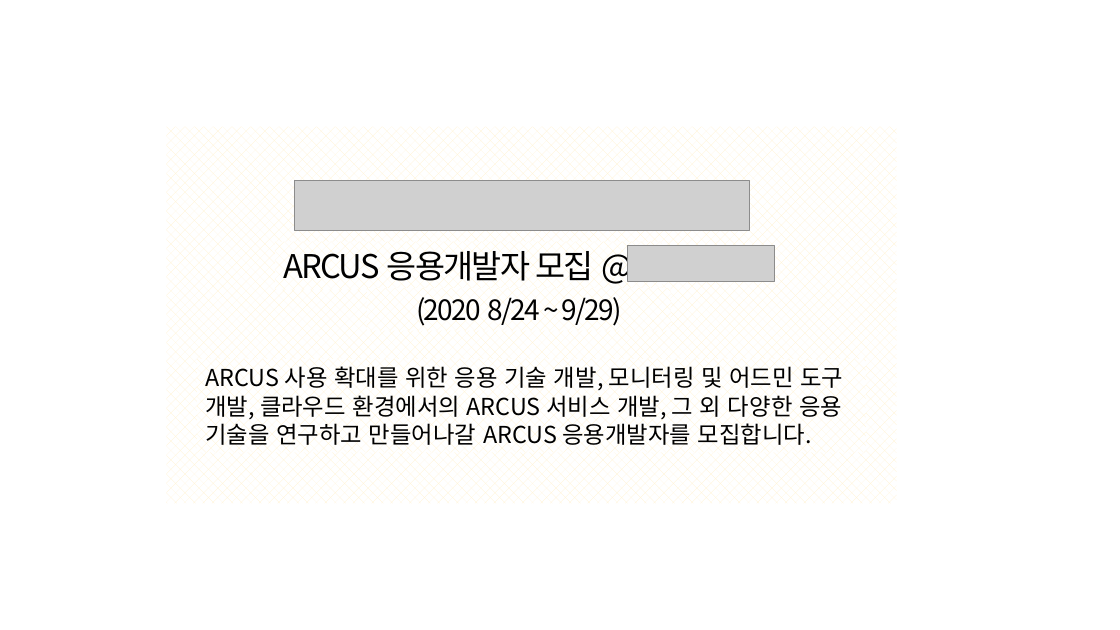
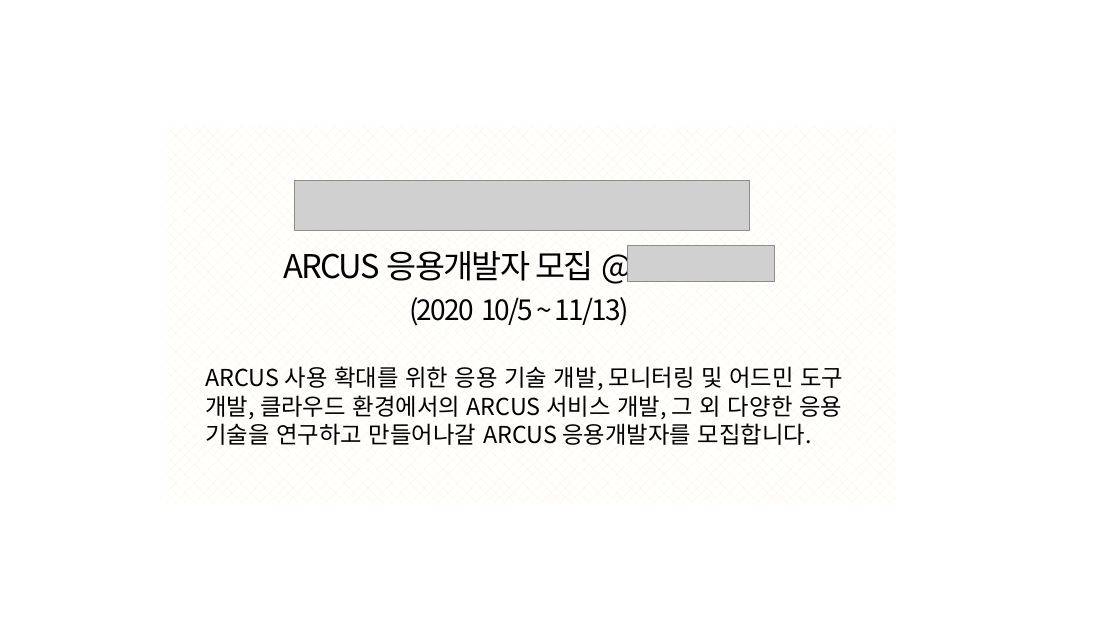
Before and after one commit to jam2in/recruit, a slide deck: slide 7 of images/jam2in-job-posting-images.pptx. Drawn at 1120x630 pixels with LibreOffice and Linux fonts; fonts in the diff are those of the drawing; grey boxes stand for pictures. Boxes give left, top, right and bottom in pixels: in the first picture for what was removed or moved away, otherwise in the second. Text is boxed around its words. In the diff, an @@ line names an element or a change of style, - is before the commit and + after.

```diff
--- a/images/jam2in-job-posting-images.pptx
+++ b/images/jam2in-job-posting-images.pptx
@@ text in rectangle at <box>409,297,629,326</box>: text changed @@
-(2020 8/24 ~ 9/29)
+(2020 10/5 ~ 11/13)
```
Also in this commit, not shown: 4 other files.
